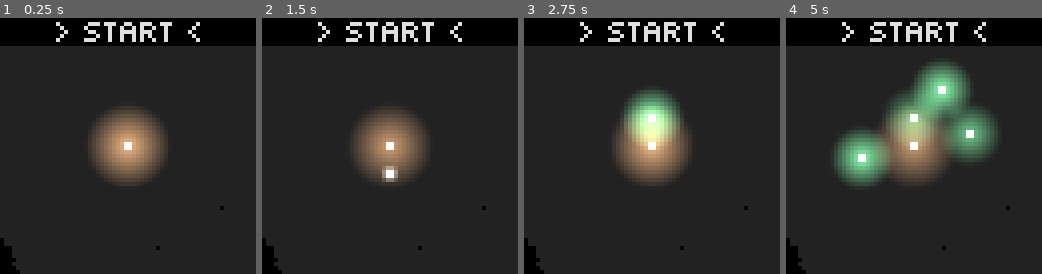
Above: before the commit, frames 1-4 (left to right).
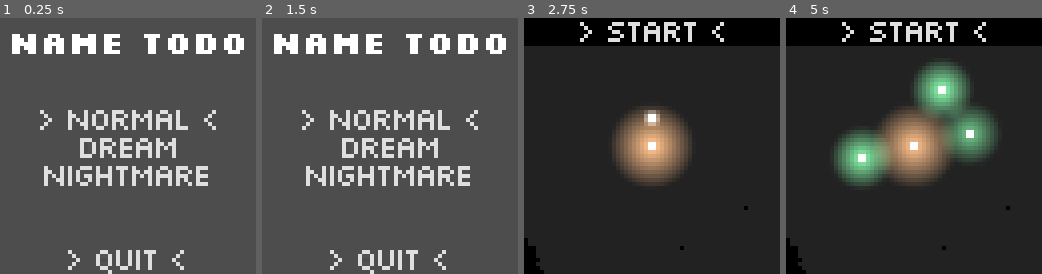
Above: after the commit, the same moments.

Repository: IceTyp/Voidvasion
Game: Godot game, scene res://src/user_interface/main_menu.tscn
Same seed, same stepped clock (60 frames per second), same inputs: the game is played once before the commit and once after it. Before the commit the project starts from res://src/map.tscn.
Inputs (mouse positions are in pixels of both pictures, inside the frame that each line leads up to):
- Up to frame 1 (0.25 s): no input
- Up to frame 2 (1.5 s): click (390, 146) at 0.5 s, where only the run after the commit has a clickable "Dream"; click (390, 174) at 1.25 s, where only the run after the commit has a clickable "Nightmare"
- Up to frame 3 (2.75 s): click (652, 117) at 2 s, where only the run after the commit has a clickable "> Normal <"
- Up to frame 4 (5 s): move the mouse to (970, 133) at 2.77 s; click (970, 133) at 2.92 s; move the mouse to (862, 158) at 3.52 s; click (862, 158) at 3.67 s; move the mouse to (939, 89) at 4.27 s; click (939, 89) at 4.42 s

The runs differ from the first frame. In frame 1, 99% of the frame differs, in the area x 0-100%, y 0-100%; in frame 2, 99%; in frame 3, 3.7%; in frame 4, 5.1%.

Commit message:
add main menu and use signals to switch between scenes

Diff:
--- a/godot/project.godot
+++ b/godot/project.godot
@@ -11,7 +11,7 @@
 [application]
 
 config/name="Lowrezjam 2023"
-run/main_scene="res://src/map.tscn"
+run/main_scene="res://src/user_interface/main_menu.tscn"
 config/features=PackedStringArray("4.1", "Mobile")
 config/icon="res://icon.svg"
 
--- a/godot/src/autoload/global.gd
+++ b/godot/src/autoload/global.gd
@@ -2,6 +2,26 @@
 
 signal game_started
 signal game_ended
+
+var main_menu: Control
+var current_map: Node2D
+var maps := [
+	preload("res://src/map.tscn"),
+]
+
+
+func load_map(difficulty: int) -> void:
+	if len(maps) > difficulty:
+		current_map = maps[difficulty].instantiate()
+		get_tree().get_root().add_child(current_map)
+	else:
+		show_main_menu()
+
+
+func show_main_menu() -> void:
+	main_menu.show()
+	if is_instance_valid(current_map):
+		current_map.queue_free()
 
 
 func _on_button_start_pressed() -> void:
--- a/godot/src/orbs/orb.gd
+++ b/godot/src/orbs/orb.gd
@@ -45,6 +45,8 @@
 
 
 func _on_darkness_entered(_body: Node2D) -> void:
+	darkness_detector.body_entered.disconnect(_on_darkness_entered)
+	orbits.queue_free()
 	await create_tween().tween_property(point_light_2d, "energy", 0, energy).finished
 	# TODO add puff animation
 	queue_free()
--- a/godot/src/user_interface/game_end_screen.gd
+++ b/godot/src/user_interface/game_end_screen.gd
@@ -1,9 +1,12 @@
 extends Control
+
+signal new_game_requested
 
 
 func _ready() -> void:
 	hide()
 	Global.game_ended.connect(_on_game_ended)
+	new_game_requested.connect(Global.show_main_menu)
 
 
 func _on_game_ended() -> void:
@@ -11,9 +14,12 @@
 
 
 func _on_button_try_again_pressed() -> void:
-	pass # TODO
-#	hide()
+	new_game_requested.emit()
 
 
 func _on_button_copy_pressed() -> void:
 	pass # TODO
+
+
+func _on_button_quit_pressed() -> void:
+	get_tree().quit()
--- a/godot/src/user_interface/game_end_screen.tscn
+++ b/godot/src/user_interface/game_end_screen.tscn
@@ -60,3 +60,5 @@
 [node name="ButtonQuit" type="Button" parent="VBoxContainer"]
 layout_mode = 2
 text = "> Quit <"
+
+[connection signal="pressed" from="VBoxContainer/ButtonTryAgain" to="." method="_on_button_try_again_pressed"]
--- /dev/null
+++ b/godot/src/user_interface/main_menu.gd
@@ -0,0 +1,18 @@
+extends Control
+
+signal difficulty_selected(difficulty)
+
+@onready var v_box_container: VBoxContainer = $VBoxContainer
+
+
+func _ready() -> void:
+	difficulty_selected.connect(Global.load_map)
+	Global.main_menu = self
+
+	for i in range(v_box_container.get_child_count()):
+		(v_box_container.get_child(i) as Button).pressed.connect(_on_button_difficulty_pressed.bind(i))
+
+
+func _on_button_difficulty_pressed(difficulty: int) -> void:
+	hide()
+	difficulty_selected.emit(difficulty)
--- /dev/null
+++ b/godot/src/user_interface/main_menu.tscn
@@ -0,0 +1,57 @@
+[gd_scene load_steps=4 format=3 uid="uid://blyg4536s56p8"]
+
+[ext_resource type="Theme" uid="uid://b80yagb12wjpq" path="res://assets/theme/ui_theme.tres" id="1_88vo1"]
+[ext_resource type="Script" path="res://src/user_interface/main_menu.gd" id="2_fnyqp"]
+[ext_resource type="FontFile" uid="uid://cououee6e731f" path="res://assets/theme/Silkscreen/Silkscreen-Bold.ttf" id="2_xq8rd"]
+
+[node name="MainMenu" type="Control"]
+layout_mode = 3
+anchors_preset = 15
+anchor_right = 1.0
+anchor_bottom = 1.0
+grow_horizontal = 2
+grow_vertical = 2
+theme = ExtResource("1_88vo1")
+script = ExtResource("2_fnyqp")
+
+[node name="Label" type="Label" parent="."]
+layout_mode = 2
+offset_right = 64.0
+offset_bottom = 10.0
+theme_override_fonts/font = ExtResource("2_xq8rd")
+text = "Name TODO"
+horizontal_alignment = 1
+
+[node name="VBoxContainer" type="VBoxContainer" parent="."]
+layout_mode = 1
+anchors_preset = 14
+anchor_top = 0.5
+anchor_right = 1.0
+anchor_bottom = 0.5
+offset_top = -10.5
+offset_bottom = 10.5
+grow_horizontal = 2
+grow_vertical = 2
+
+[node name="ButtonDifficulty0" type="Button" parent="VBoxContainer"]
+layout_mode = 2
+text = "> Normal <"
+
+[node name="ButtonDifficulty1" type="Button" parent="VBoxContainer"]
+layout_mode = 2
+text = "Dream"
+
+[node name="ButtonDifficulty2" type="Button" parent="VBoxContainer"]
+layout_mode = 2
+text = "Nightmare"
+
+[node name="ButtonQuit" type="Button" parent="."]
+layout_mode = 1
+anchors_preset = 12
+anchor_top = 1.0
+anchor_right = 1.0
+anchor_bottom = 1.0
+offset_top = -7.0
+grow_horizontal = 2
+grow_vertical = 0
+text = "> Quit <"
